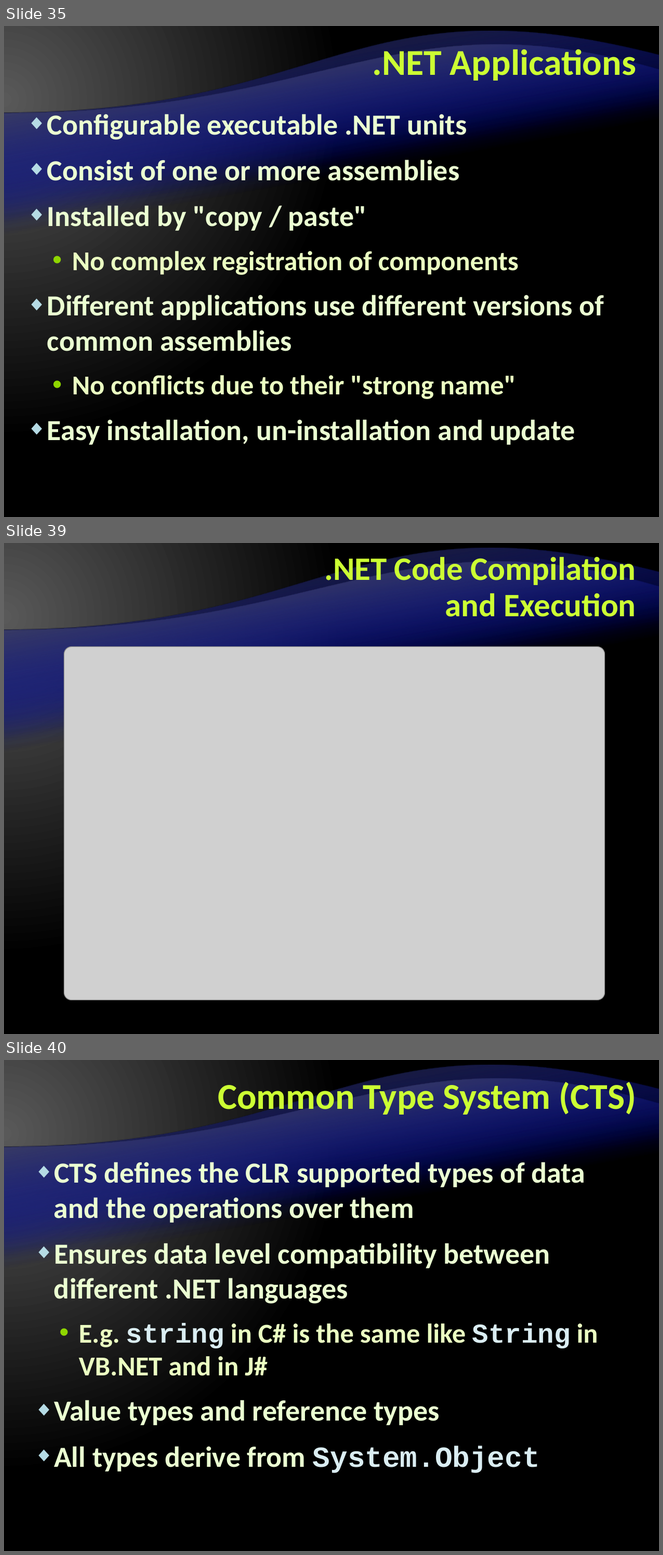
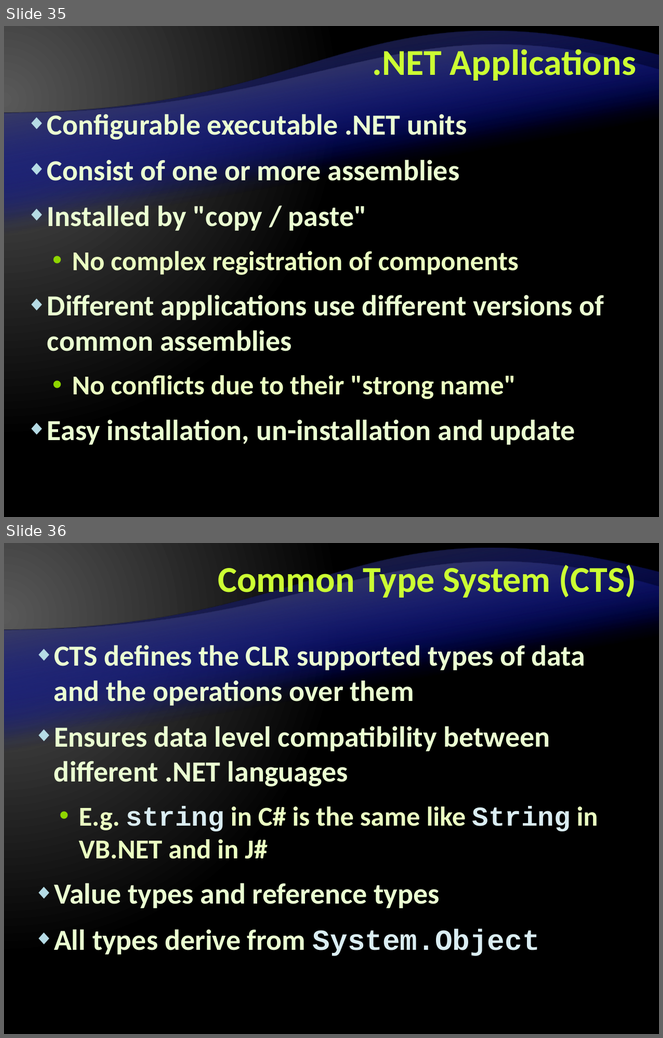
Before and after one commit to Lockheed01/aspnet-mvc-course, a slide deck: Lectures/1. .NET Framework Overview/.NET Framework Overview.pptx. Shown one above the other, each under a label of ours: slides 35, 39 and 40 before the commit, slides 35 and 36 after it; the slides between them are not shown. The pictures are 663x1555 and 663x1038 pixels, drawn with LibreOffice and Linux fonts; fonts in the diff are those of the drawing; grey boxes stand for pictures; background and template pictures are left out. Boxes give left, top, right and bottom in pixels: in the first picture for what was removed or moved away, otherwise in the second. Text is boxed around its words. In the diff, an @@ line names an element or a change of style, - is before the commit and + after.

```diff
--- a/Lectures/1. .NET Framework Overview/.NET Framework Overview.pptx
+++ b/Lectures/1. .NET Framework Overview/.NET Framework Overview.pptx
@@ slide 39 removed at box(4, 543, 659, 1034), background gradient #595959 to #000000; not listed: 4 template elements that a slide beside it also shows @@
@@ title removed at box(324, 552, 636, 624) @@
-.NET Code Compilation and Execution
@@ picture removed at box(64, 646, 605, 1000) @@
@@ what was slide 40 is now slide 36 @@
```
Also in this commit, not shown: 1 slide added, 5 other slides removed.
